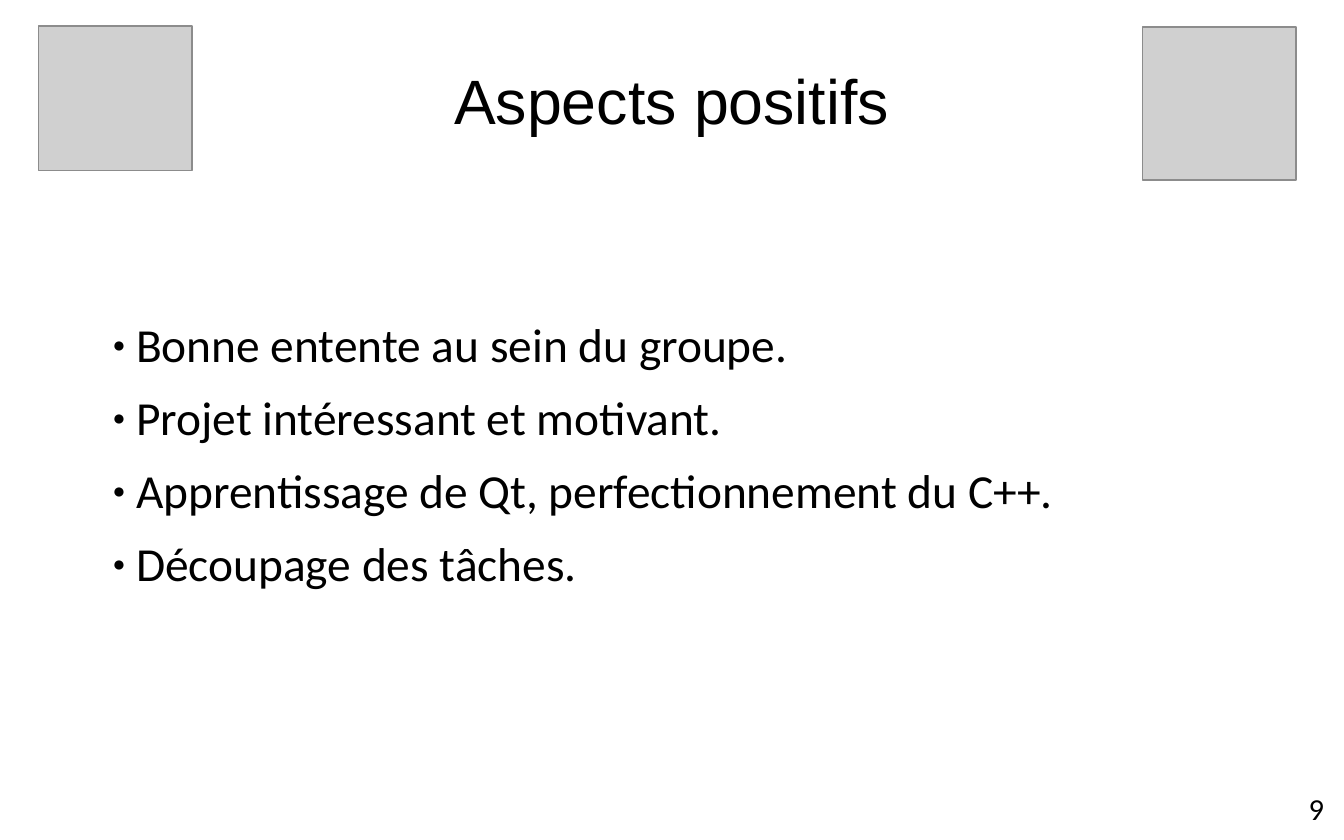
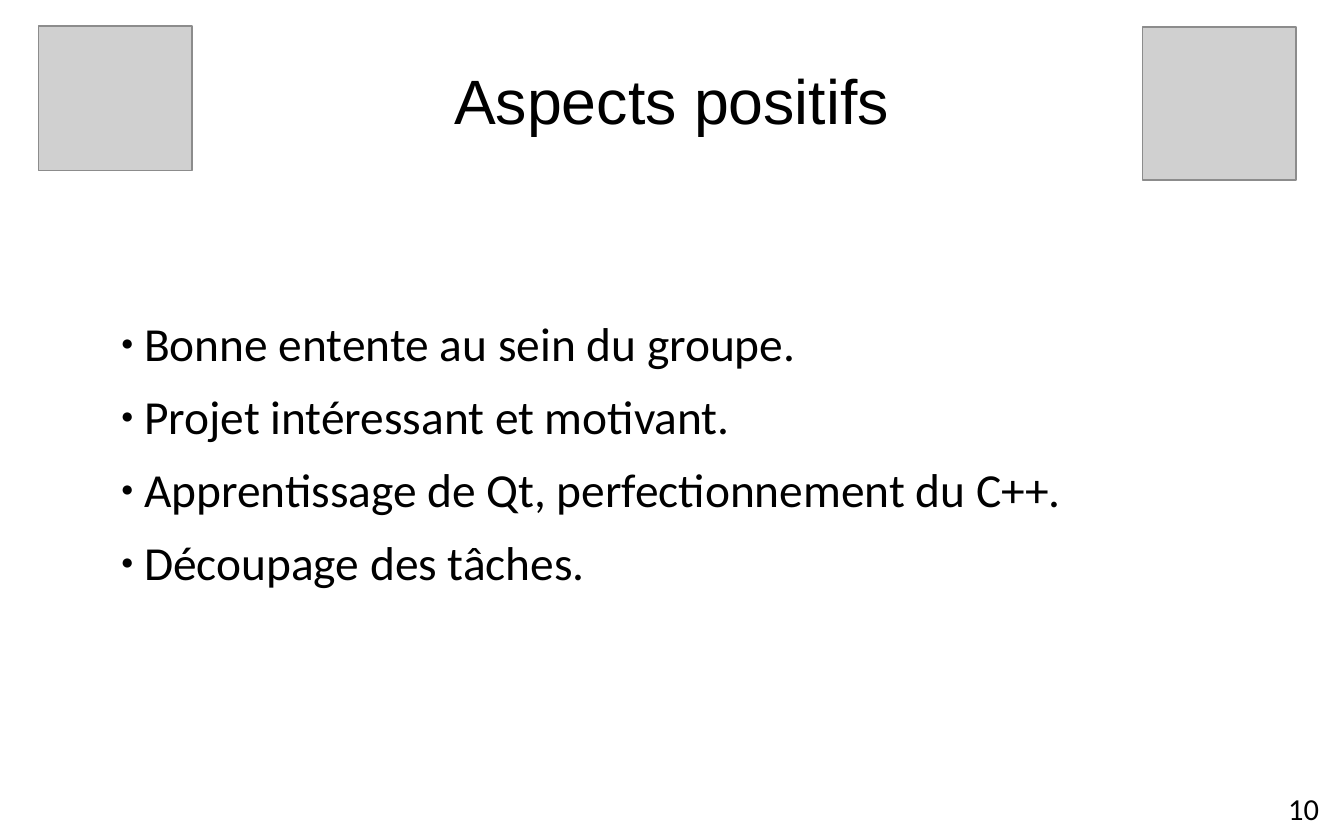
Before and after one commit to edri/ProjetChat2015, a slide deck: slide 11 of Documentation/Projet de semestre.pptx (slide 10 before the commit). Drawn at 1344x840 pixels with LibreOffice and Linux fonts; fonts in the diff are those of the drawing; grey boxes stand for pictures; background and template pictures are left out. Boxes give left, top, right and bottom in pixels: in the first picture for what was removed or moved away, otherwise in the second. Text is boxed around its words. In the diff, an @@ line names an element or a change of style, - is before the commit and + after.

```diff
--- a/Documentation/Projet de semestre.pptx
+++ b/Documentation/Projet de semestre.pptx
@@ text "Bonne entente au sein du ...": place and size @@
-text "Bonne entente au sein du ..." at [136,329,1053,589]
+text "Bonne entente au sein du ..." at [144,328,1061,588]
@@ text at [1288,800,1319,821]: text changed @@
-9
+10
```
Also in this commit, not shown: 9 other slides changed, 1 slide added, 11 other files.
